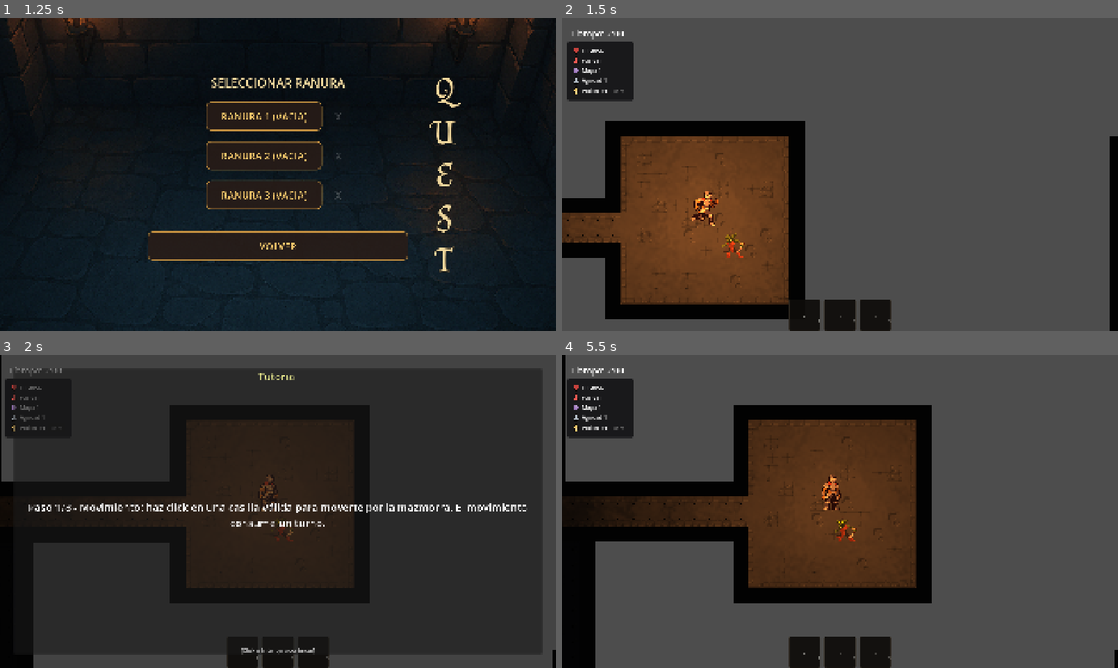
Above: before the commit, frames 1-4 (two rows, left to right).
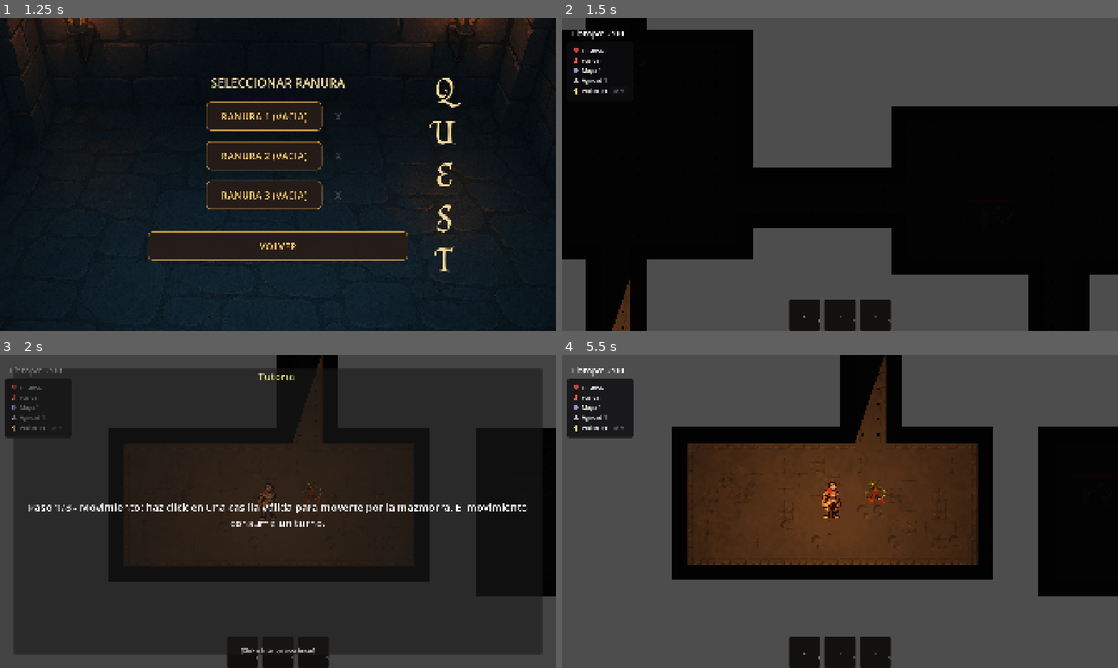
Above: after the commit, the same moments.

Repository: fedemuntaabski/Quest
Game: Godot game, scene res://scenes/MainMenu.tscn
Same seed, same stepped clock (60 frames per second), same inputs: the game is played once before the commit and once after it.
Inputs (mouse positions are in pixels of both pictures, inside the frame that each line leads up to):
- Up to frame 1 (1.25 s): click "INICIO" at 0.5 s
- Up to frame 2 (1.5 s): click "RANURA 1 (VACIA)" at 1.25 s
- Up to frame 3 (2 s): no input
- Up to frame 4 (5.5 s): tap O every 0.75 s from 2 to 5 s; drag from (806, 652) to (834, 505) at 2.02 s; drag from (840, 652) to (834, 505) at 2.77 s; move the mouse to (873, 652) at 3.52 s; hold D (move_right) 3.53-4.25 s; tap 3 (hotbar_3) at 3.6 s; click (873, 652) at 3.67 s; drag from (812, 574) to (673, 464) at 4.27 s; move the mouse to (1006, 558) at 5.02 s; hold A (move_left) from 5.03 s (still down); tap 2 (hotbar_2) at 5.1 s; tap Enter (ui_accept) at 5.27 s

Frame 1 is identical in both runs. In frame 2, 58% of the frame differs, in the area x 0-100%, y 0-100%; in frame 3, 25%; in frame 4, 36%.

Commit message:
salas con orden

Diff:
--- a/scripts/core/enemy/EnemyDataSelector.gd
+++ b/scripts/core/enemy/EnemyDataSelector.gd
@@ -1,13 +1,13 @@
 extends RefCounted
 class_name EnemyDataSelector
 
-static func select_enemy_data(room_id: int, final_room_id: int, enemy_data_pool: Array[EnemyData], default_enemy_data: EnemyData) -> EnemyData:
-	if room_id == 0:
+static func select_enemy_data(room_template: String, enemy_data_pool: Array[EnemyData], default_enemy_data: EnemyData) -> EnemyData:
+	if room_template == "tutorial":
 		var tutorial := find_enemy_data_by_id(enemy_data_pool, "tutorial")
 		if tutorial:
 			return tutorial
 
-	if room_id == final_room_id:
+	if room_template == "boss":
 		var boss_candidates: Array[EnemyData] = []
 		for data in enemy_data_pool:
 			if data and data.is_boss:
--- a/scripts/core/enemy/EnemyManager.gd
+++ b/scripts/core/enemy/EnemyManager.gd
@@ -21,12 +21,10 @@
 var player: CharacterBody2D = null
 var player_torch: PointLight2D = null
 
-# 🔥 NUEVO
 var enemies: Array = []
 var turn_manager: TurnManager
 var boss_spawned: bool = false
 var boss_enemy: Node = null
-var final_room_id: int = -1
 
 const COIN_REWARD_PER_ENEMY := 5
 
@@ -65,7 +63,7 @@
 # En lugar de devolver siempre 'Enemy.tscn', busca qué datos corresponden a la sala
 # y devuelve la escena específica guardada en su .tres (BossEnemy.tscn, SkeletonEnemy.tscn, etc.)
 func get_enemy_scene_for_room(room_id: int) -> PackedScene:
-	var chosen_data: EnemyData = _select_enemy_data(room_id, final_room_id)
+	var chosen_data: EnemyData = _select_enemy_data(room_id)
 
 	if chosen_data and chosen_data.enemy_scene:
 		return chosen_data.enemy_scene
@@ -78,8 +76,22 @@
 	return load("res://scenes/Enemy.tscn") as PackedScene
 
 
-func _select_enemy_data(room_id: int, p_final_room_id: int) -> EnemyData:
-	return EnemyDataSelector.select_enemy_data(room_id, p_final_room_id, enemy_data_pool, default_enemy_data)
+func _select_enemy_data(room_id: int) -> EnemyData:
+	var room_template := ""
+	if dungeon:
+		var room_info := dungeon.get_room_info(room_id)
+		if not room_info.is_empty():
+			room_template = room_info.get("template", "")
+
+	if room_template == "":
+		if room_id == 0:
+			room_template = "tutorial"
+		elif room_id == 7:
+			room_template = "boss"
+		else:
+			room_template = "normal"
+
+	return EnemyDataSelector.select_enemy_data(room_template, enemy_data_pool, default_enemy_data)
 
 
 func _find_enemy_data_by_id(enemy_id: String) -> EnemyData:
--- a/scripts/core/enemy/EnemySpawnLifecycleService.gd
+++ b/scripts/core/enemy/EnemySpawnLifecycleService.gd
@@ -19,16 +19,8 @@
 	if map_manager and manager.player:
 		player_cell = map_manager.world_to_grid_coords(manager.player.global_position)
 
-	manager.final_room_id = _compute_final_room_id(room_infos)
-
 	for room_info in room_infos:
 		_spawn_enemy_for_room(manager, room_info, wall_cells, map_manager, player_cell, occupied_spawn_cells)
-
-static func _compute_final_room_id(room_infos: Array) -> int:
-	var computed := -1
-	for ri in room_infos:
-		computed = max(computed, ri.get("id", -1))
-	return computed
 
 static func _spawn_enemy_for_room(
 	manager: EnemyManager,
@@ -43,7 +35,7 @@
 	var spawn_cell := manager._get_random_floor_cell_in_room(
 		room_info,
 		wall_cells,
-		room_id == 0,
+		room_info.get("template", "") == "tutorial",
 		player_cell,
 		occupied_spawn_cells
 	)
@@ -66,7 +58,7 @@
 	enemy.my_room_id = room_id
 	enemy.dungeon_generator = manager.dungeon
 
-	var selected_data := manager._select_enemy_data(room_id, manager.final_room_id)
+	var selected_data := manager._select_enemy_data(room_id)
 	if selected_data and enemy.has_method("apply_enemy_data"):
 		enemy.apply_enemy_data(selected_data)
 		if selected_data.enemy_name != "":
@@ -85,7 +77,7 @@
 			var grid_pos := map_manager.world_to_grid_coords(enemy.global_position)
 			map_manager.update_actor_cell(enemy, grid_pos)
 
-	if not manager.boss_spawned and room_id == manager.final_room_id:
+	if not manager.boss_spawned and room_info.get("template", "") == "boss":
 		if selected_data and selected_data.is_boss:
 			manager.boss_spawned = true
 			manager.boss_enemy = enemy
--- a/scripts/managers/Main2d.gd
+++ b/scripts/managers/Main2d.gd
@@ -288,7 +288,14 @@
 	if _is_dead:
 		return
 
-	if enemy_manager and _room_id == enemy_manager.final_room_id:
+	var is_boss_room := false
+	var dg = _dg()
+	if dg:
+		var info := dg.get_room_info(_room_id)
+		if not info.is_empty() and info.get("template", "") == "boss":
+			is_boss_room = true
+
+	if enemy_manager and is_boss_room:
 		return
 
 	if card_reward_manager and game_state_manager and game_state_manager.is_active():
@@ -381,7 +388,14 @@
 		return
 
 	_reward_pending = true
-	if enemy_manager and room_id == enemy_manager.final_room_id:
+	var is_boss_room := false
+	var dg = _dg()
+	if dg:
+		var info := dg.get_room_info(room_id)
+		if not info.is_empty() and info.get("template", "") == "boss":
+			is_boss_room = true
+
+	if enemy_manager and is_boss_room:
 		game_state_manager.request_reward(reward_cards)
 		return
 
--- a/scripts/world/dungeon/DungeonGraph.gd
+++ b/scripts/world/dungeon/DungeonGraph.gd
@@ -1,10 +1,11 @@
 extends RefCounted
 class_name DungeonGraph
 
-const TEMPLATE_NORMAL := "normal_room"
-const TEMPLATE_CORRIDOR := "corridor_room"
-const TEMPLATE_BOSS := "boss_room"
-const TEMPLATE_CUSTOM := "custom_layout_room"
+const TEMPLATE_TUTORIAL := "tutorial"
+const TEMPLATE_NORMAL := "normal"
+const TEMPLATE_BOSS := "boss"
+const TEMPLATE_CORRIDOR := "corridor"
+const TEMPLATE_CUSTOM := "custom_layout"
 
 var rooms: Dictionary = {}
 var edges: Dictionary = {}
@@ -143,6 +144,21 @@
 	if expected_room_count >= 0 and rooms.size() != expected_room_count:
 		errors.append("Expected %d rooms, found %d." % [expected_room_count, rooms.size()])
 
+	if expected_room_count >= 0 and rooms.size() == expected_room_count:
+		for room_id_variant in rooms.keys():
+			var room_id := int(room_id_variant)
+			var connected := get_connected_room_ids(room_id)
+
+			var expected_connected: Array[int] = []
+			if room_id > 0:
+				expected_connected.append(room_id - 1)
+			if room_id < expected_room_count - 1:
+				expected_connected.append(room_id + 1)
+			expected_connected.sort()
+
+			if connected != expected_connected:
+				errors.append("Room %d is connected to %s, expected %s for strict linear progression." % [room_id, str(connected), str(expected_connected)])
+
 	if require_connected and rooms.size() > 0:
 		var reachable := _collect_reachable_rooms()
 		if reachable.size() != rooms.size():
--- a/scripts/world/dungeon/DungeonLayoutGenerator.gd
+++ b/scripts/world/dungeon/DungeonLayoutGenerator.gd
@@ -29,12 +29,14 @@
 # DungeonGenerator is responsible for applying the returned data.
 func generate() -> DungeonLayoutData:
 	const LAYOUT_RETRIES := 32
+	dungeon.room_count = 8 # Force strict linear progression of exactly 8 rooms
 
 	for _retry in range(LAYOUT_RETRIES):
 		_begin_working_layout()
 		var attempts := dungeon.room_count * 90
-
-		while _working_room_infos.size() < dungeon.room_count and attempts > 0:
+		var placed_rects: Array[Rect2i] = []
+
+		while placed_rects.size() < dungeon.room_count and attempts > 0:
 			attempts -= 1
 
 			var room_size := _roll_room_size()
@@ -52,12 +54,51 @@
 
 			var room_rect := Rect2i(room_pos, room_size)
 
-			if _room_overlaps_existing(room_rect):
+			var overlaps := false
+			var expanded := room_rect.grow(dungeon.room_padding)
+			for other in placed_rects:
+				if expanded.intersects(other):
+					overlaps = true
+					break
+
+			if overlaps:
 				continue
 
-			_register_room(room_rect)
-
-		if _working_room_infos.size() == dungeon.room_count:
+			placed_rects.append(room_rect)
+
+		if placed_rects.size() == dungeon.room_count:
+			# Sort rooms: start with the leftmost room to establish a logical flow,
+			# then perform a nearest-neighbor walk.
+			var unvisited := placed_rects.duplicate()
+			var ordered_rects: Array[Rect2i] = []
+
+			var current_rect = unvisited[0]
+			for r in unvisited:
+				if r.position.x < current_rect.position.x:
+					current_rect = r
+			ordered_rects.append(current_rect)
+			unvisited.erase(current_rect)
+
+			while unvisited.size() > 0:
+				var current_center = current_rect.position + current_rect.size / 2
+				var nearest_rect: Rect2i
+				var nearest_dist := INF
+				for r in unvisited:
+					var r_center = r.position + r.size / 2
+					var dx = current_center.x - r_center.x
+					var dy = current_center.y - r_center.y
+					var dist = dx * dx + dy * dy
+					if dist < nearest_dist:
+						nearest_dist = dist
+						nearest_rect = r
+				ordered_rects.append(nearest_rect)
+				unvisited.erase(nearest_rect)
+				current_rect = nearest_rect
+
+			# Register rooms sequentially to align IDs with linear path
+			for room_rect in ordered_rects:
+				_register_room(room_rect)
+
 			_connect_rooms_with_corridors()
 			if not _validate_graph():
 				continue
@@ -157,39 +198,23 @@
 	if _working_room_infos.size() <= 1:
 		return
 
-	var unvisited_rooms := _working_room_infos.duplicate()
-	var main_path: Array[Dictionary] = []
-
-	var current_room: Dictionary = unvisited_rooms[0]
-	main_path.append(current_room)
-	unvisited_rooms.erase(current_room)
-
-	while unvisited_rooms.size() > 0:
-		var current_center: Vector2i = current_room["center_cell"]
-		var nearest_room: Dictionary = _find_nearest_room(current_center, unvisited_rooms)
-
-		if nearest_room.is_empty():
-			break
+	# Connect rooms in a strict linear chain: Room 0 -> Room 1 -> Room 2 -> ... -> Room 7
+	for i in range(_working_room_infos.size() - 1):
+		var current_room := _working_room_infos[i]
+		var next_room := _working_room_infos[i + 1]
 
 		var from_room_id: int = current_room["id"]
-		var to_room_id: int = nearest_room["id"]
+		var to_room_id: int = next_room["id"]
 		var from_cell: Vector2i = current_room["center_cell"]
-		var to_cell: Vector2i = nearest_room["center_cell"]
-
-		if not _working_graph.has_edge(from_room_id, to_room_id):
-			var corridor_cells := _carve_corridor(from_cell, to_cell)
-			_register_connection(from_room_id, to_room_id, corridor_cells)
-
-		main_path.append(nearest_room)
-		unvisited_rooms.erase(nearest_room)
-		current_room = nearest_room
-
-	for room_info in main_path:
-		room_info["is_main_path"] = true
-
-	if dungeon.main_path_branching and unvisited_rooms.size() > 0:
-		for room_info in unvisited_rooms:
-			_connect_to_nearest_main_path_room(room_info, main_path)
+		var to_cell: Vector2i = next_room["center_cell"]
+
+		var corridor_cells := _carve_corridor(from_cell, to_cell)
+		_register_connection(from_room_id, to_room_id, corridor_cells)
+
+		current_room["is_main_path"] = true
+
+	# Set main path flag on the final room as well
+	_working_room_infos[_working_room_infos.size() - 1]["is_main_path"] = true
 
 
 func _carve_corridor(from_cell: Vector2i, to_cell: Vector2i) -> Array[Vector2i]:
@@ -276,54 +301,9 @@
 	return get_dungeon_graph().are_rooms_connected(room_a, room_b)
 
 
-func _find_nearest_room(
-	from_center: Vector2i,
-	candidates: Array[Dictionary]
-) -> Dictionary:
-
-	const MAX_ROOM_CONNECTION_DISTANCE := 40
-
-	if candidates.is_empty():
-		return {}
-
-	var nearest: Dictionary = {}
-	var nearest_dist: float = INF
-
-	for room_info in candidates:
-
-		var room_center: Vector2i = room_info["center_cell"]
-
-		var dist := from_center.distance_squared_to(room_center)
-
-		if dist > MAX_ROOM_CONNECTION_DISTANCE * MAX_ROOM_CONNECTION_DISTANCE:
-			continue
-
-		if dist < nearest_dist:
-			nearest_dist = dist
-			nearest = room_info
-
-	return nearest
-
-func _connect_to_nearest_main_path_room(room_info: Dictionary, main_path: Array[Dictionary]) -> void:
-	var room_center: Vector2i = room_info["center_cell"]
-	var nearest_main: Dictionary = _find_nearest_room(room_center, main_path)
-
-	if nearest_main.is_empty():
-		return
-
-	var from_room_id: int = room_info["id"]
-	var to_room_id: int = nearest_main["id"]
-	var from_cell: Vector2i = room_info["center_cell"]
-	var to_cell: Vector2i = nearest_main["center_cell"]
-
-	if not _working_graph.has_edge(from_room_id, to_room_id):
-		var corridor_cells := _carve_corridor(from_cell, to_cell)
-		_register_connection(from_room_id, to_room_id, corridor_cells)
-
-
 func _get_room_template(room_id: int) -> String:
 	if room_id == 0:
-		return DungeonGraph.TEMPLATE_NORMAL
+		return DungeonGraph.TEMPLATE_TUTORIAL
 
 	if room_id == dungeon.room_count - 1:
 		return DungeonGraph.TEMPLATE_BOSS
